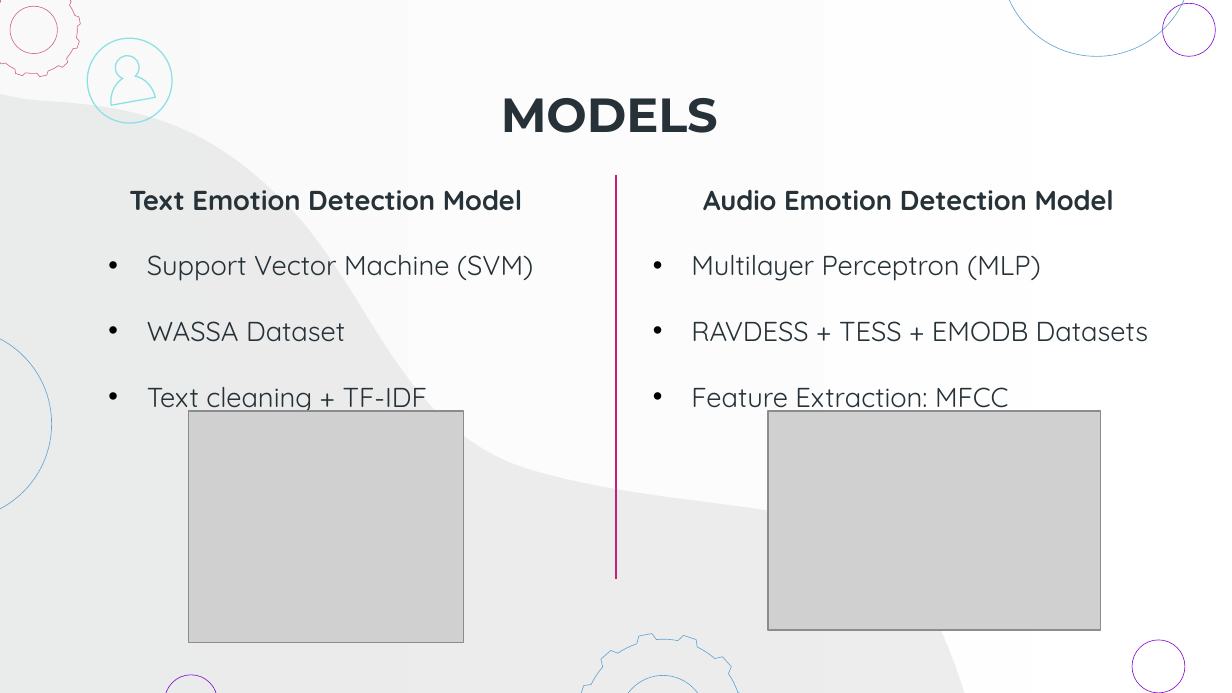
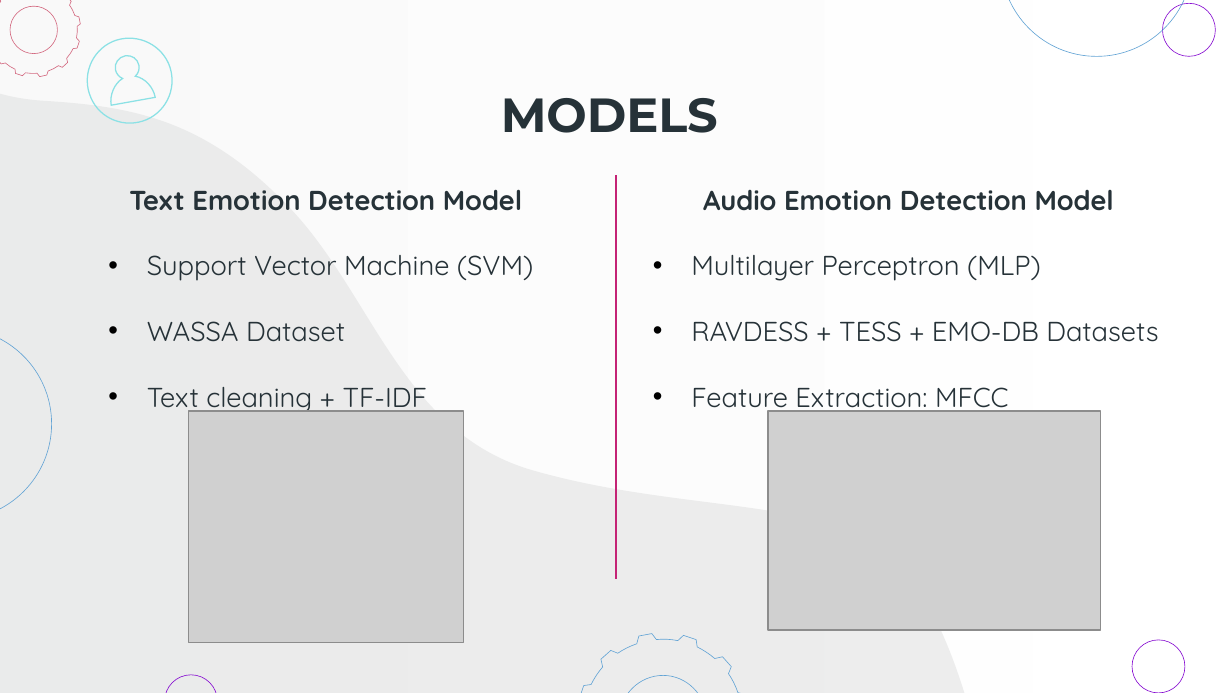
Before and after one commit to gerti98/MobileProject, a slide deck: slide 14 of Presentation/Presentazione Finale-UPDATED.pptx. Drawn at 1232x693 pixels with LibreOffice and Linux fonts; fonts in the diff are those of the drawing; grey boxes stand for pictures. Boxes give left, top, right and bottom in pixels: in the first picture for what was removed or moved away, otherwise in the second. Text is boxed around its words. In the diff, an @@ line names an element or a change of style, - is before the commit and + after.

Commit message:
Added a slide on ML part and modified text model slide

```diff
--- a/Presentation/Presentazione Finale-UPDATED.pptx
+++ b/Presentation/Presentazione Finale-UPDATED.pptx
@@ text at [691, 321, 1158, 342]: text changed @@
-• RAVDESS + TESS + EMODB Datasets
+• RAVDESS + TESS + EMO-DB Datasets
```
Also in this commit, not shown: 1 other slide changed, 1 slide added.
